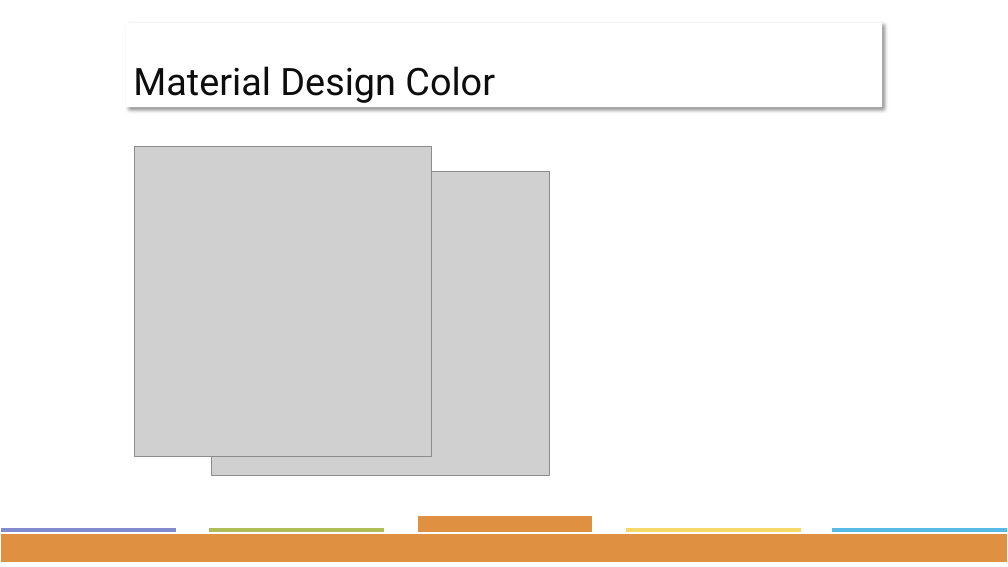
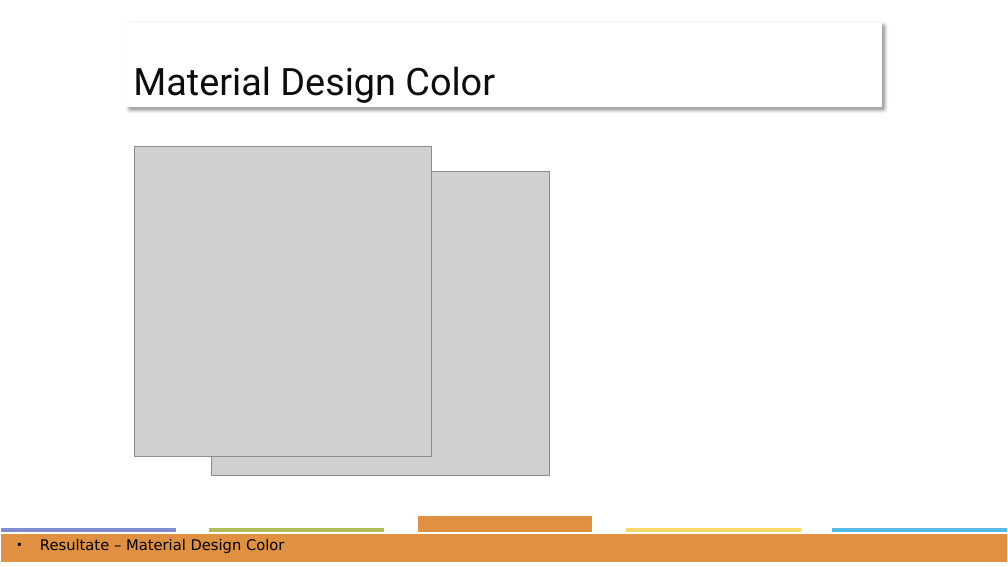
Before and after one commit to ffhsAndroidDenisTobias/androidProject, a slide deck: slide 13 of docs/Präsentation/Project-Presentation.pptx. Drawn at 1008x567 pixels with LibreOffice and Linux fonts; fonts in the diff are those of the drawing; grey boxes stand for pictures. Boxes give left, top, right and bottom in pixels: in the first picture for what was removed or moved away, otherwise in the second. Text is boxed around its words. In the diff, an @@ line names an element or a change of style, - is before the commit and + after.

```diff
--- a/docs/Präsentation/Project-Presentation.pptx
+++ b/docs/Präsentation/Project-Presentation.pptx
@@ text added at [40,539,284,553], 14 pt, text #000000 @@
+▪ Resultate – Material Design Color
```
Also in this commit, not shown: 14 other slides changed, 1 slide added.
